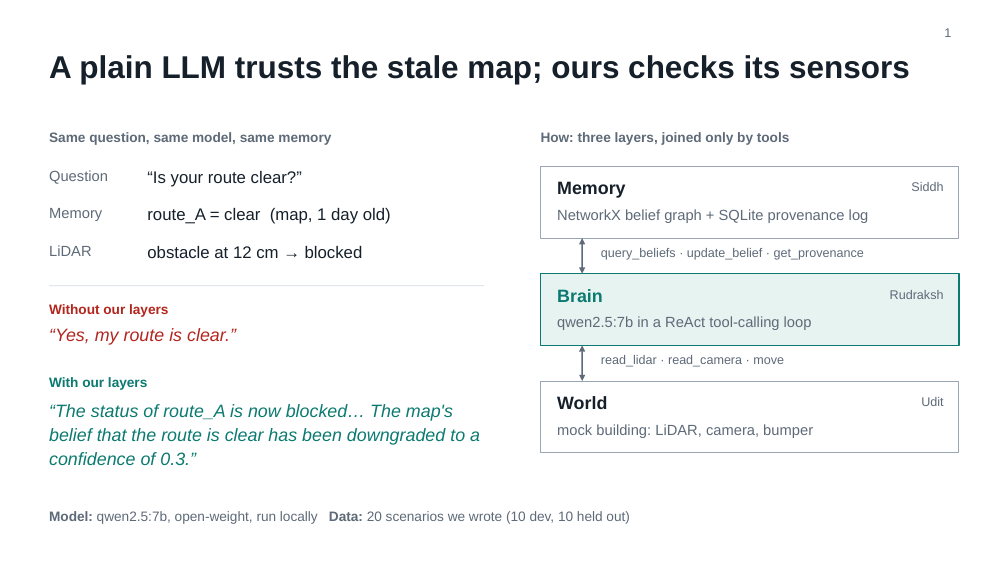
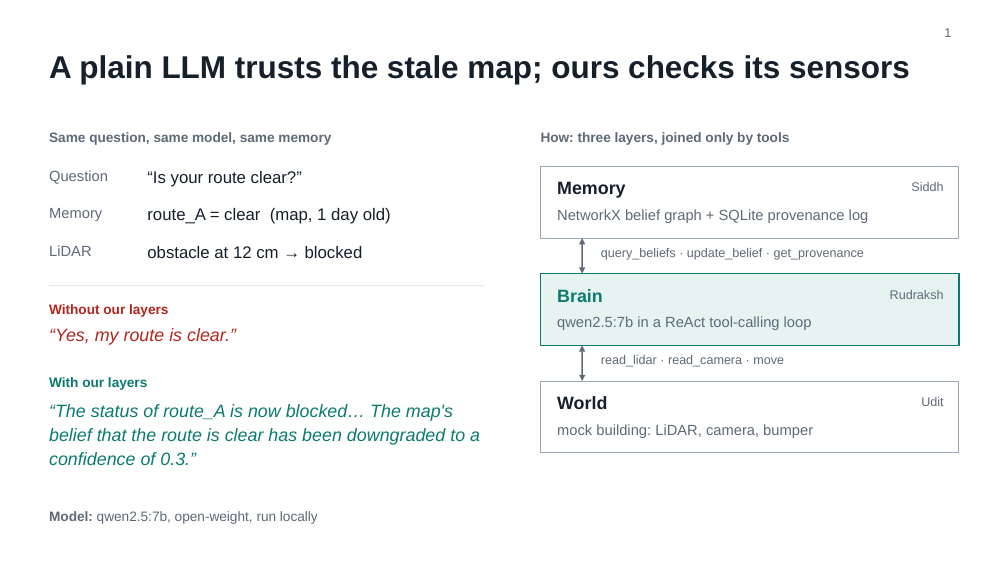
Before and after one commit to Sid-1806/I_Agent_AI_Project, a slide deck: slide 1 of I_Agent_FlashTalk.pptx. Drawn at 1008x567 pixels with LibreOffice and Linux fonts; fonts in the diff are those of the drawing. Boxes give left, top, right and bottom in pixels: in the first picture for what was removed or moved away, otherwise in the second. Text is boxed around its words. In the diff, an @@ line names an element or a change of style, - is before the commit and + after.

```diff
--- a/I_Agent_FlashTalk.pptx
+++ b/I_Agent_FlashTalk.pptx
@@ text at [49, 511, 318, 524]: text changed @@
-Model: qwen2.5:7b, open-weight, run locally Data: 20 scenarios we wrote (10 dev, 10 held out)
+Model: qwen2.5:7b, open-weight, run locally
```
